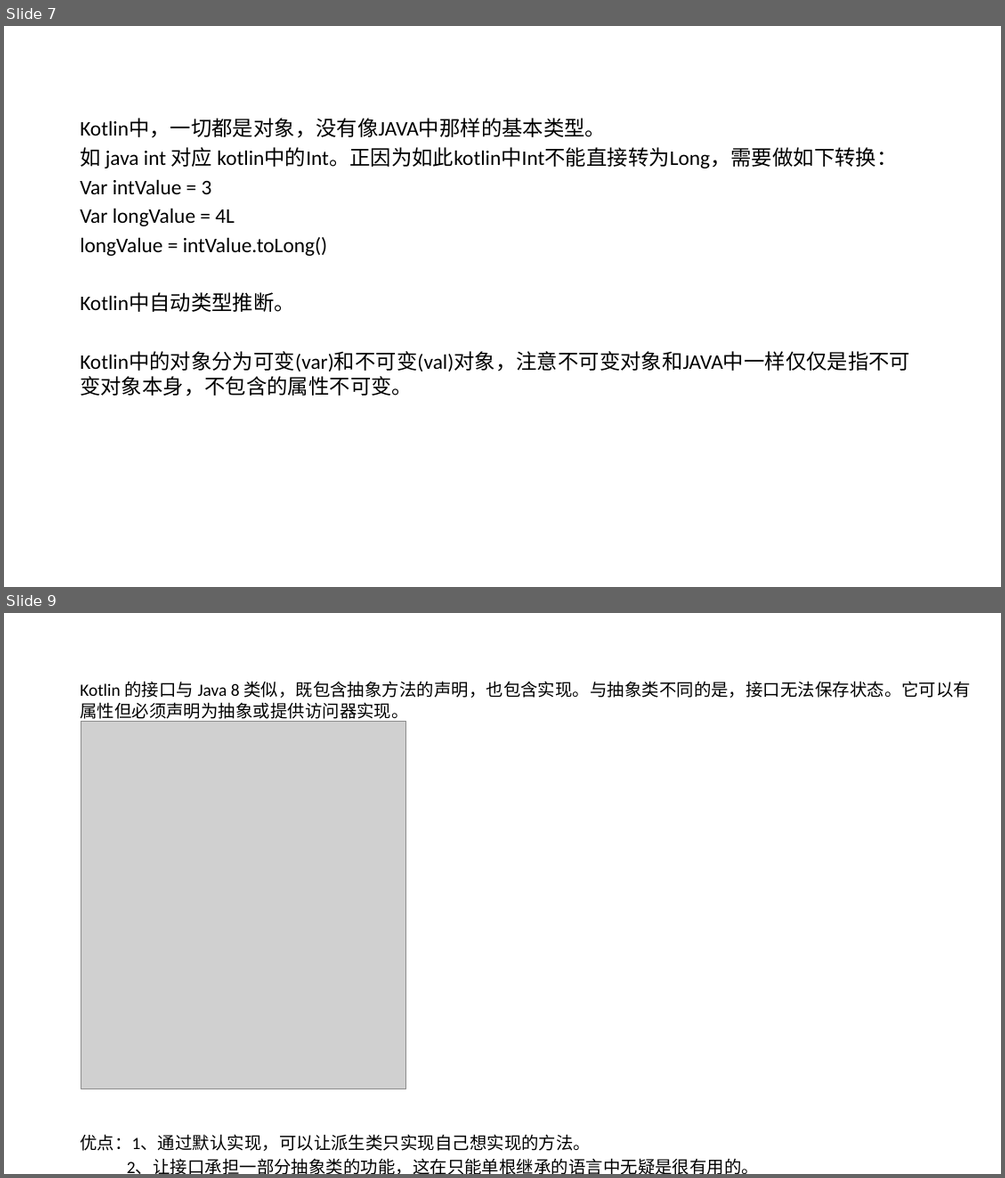
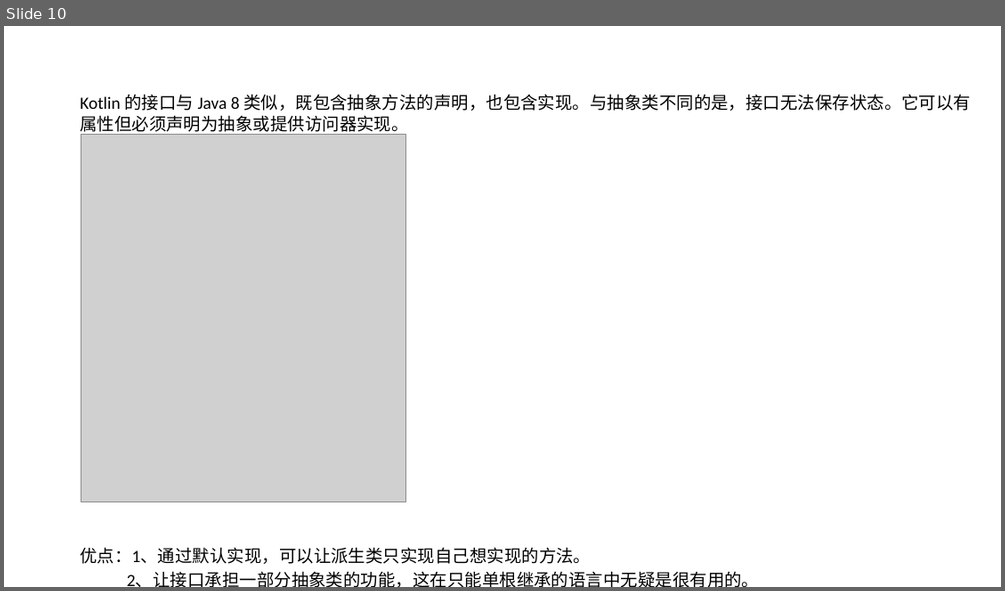
Before and after one commit to shenbibo/KotlinWeather, a slide deck: docs/初探kotlin - 副本.pptx. Shown one above the other, each under a label of ours: slides 7 and 9 before the commit, slide 10 after it; the slides between them are not shown. The pictures are 1005x1178 and 1005x591 pixels, drawn with LibreOffice and Linux fonts; fonts in the diff are those of the drawing; grey boxes stand for pictures; background and template pictures are left out. Boxes give left, top, right and bottom in pixels: in the first picture for what was removed or moved away, otherwise in the second. Text is boxed around its words. In the diff, an @@ line names an element or a change of style, - is before the commit and + after.

Commit message:
添加基本类型和字符串

```diff
--- a/docs/初探kotlin - 副本.pptx
+++ b/docs/初探kotlin - 副本.pptx
@@ slide 7 removed at <box>4,26,1001,587</box>, background picture (left out) @@
@@ text removed at <box>80,118,910,396</box> @@
-Kotlin中，一切都是对象，没有像JAVA中那样的基本类型。
-如 java int 对应 kotlin中的Int。正因为如此kotlin中Int不能直接转为Long，需要做如下转换：
-Var intValue = 3
-Var longValue = 4L
-longValue = intValue.toLong()
-Kotlin中自动类型推断。
-Kotlin中的对象分为可变(var)和不可变(val)对象，注意不可变对象和JAVA中一样仅仅是指不可变对象本身，不包含的属性不可变。
@@ title removed at <box>80,376,413,396</box> @@
-变量与属性
@@ what was slide 9 is now slide 10 @@
```
Also in this commit, not shown: 6 slides changed, 2 slides added, 1 other file.
